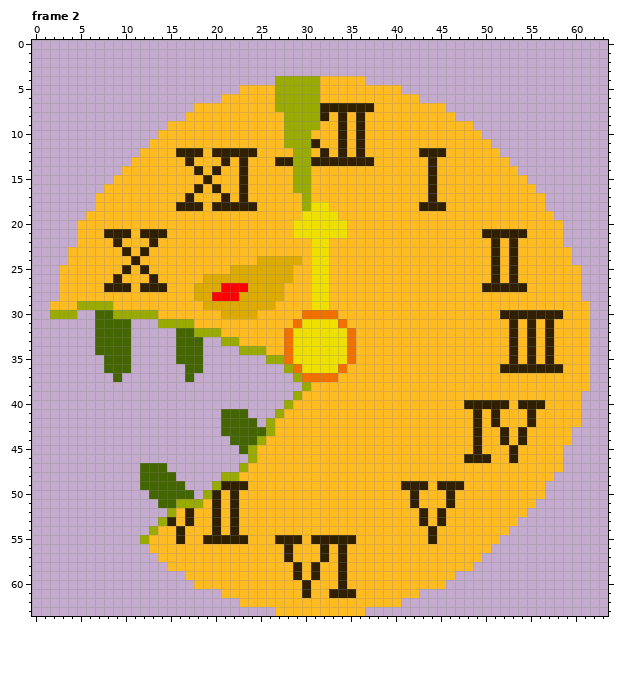
A pixel-art file gets an edit: images/enemies/fragment/idle.ase. Above, as it was before the edit.
64x64 pixels, 4 frames. Shown: frame 2. The commit also changed other frames, which this record leaves out.
After the commit:
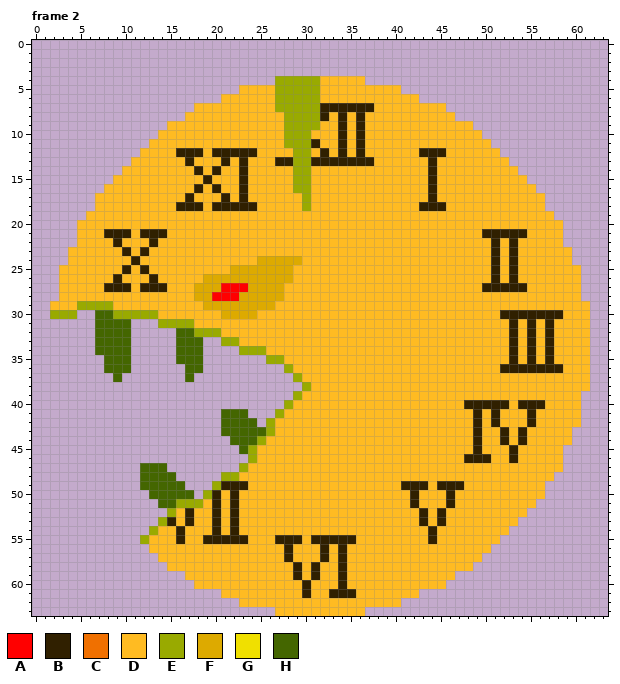
Palette (. is transparent): A #ff0000  B #302000  C #f07000  D #ffbb22  E #99aa00  F #ddaa00  G #f0e000  H #446600
Edits made:
Frame 2:
y 18: x 31..32 GG -> DD
y 19: x 30..33 GGGG -> DDDD
y 20..21: x 29..34 GGGGGG -> DDDDDD
y 22..29: x 31..32 GG -> DD
y 30: x 30..33 CCCC -> DDDD
y 31: x 29..34 CGGGGC -> DDDDDD
y 32..35: x 28..35 CGGGGGGC -> DDDDDDDD
y 36: x 29..34 CGGGGC -> DDDDDD
y 37: x 30..33 CCCC -> DDDD
Boxes around the changes in both pictures, in picture pixels (x1, y1, x2, y2):
changed: (284, 202, 356, 382)
